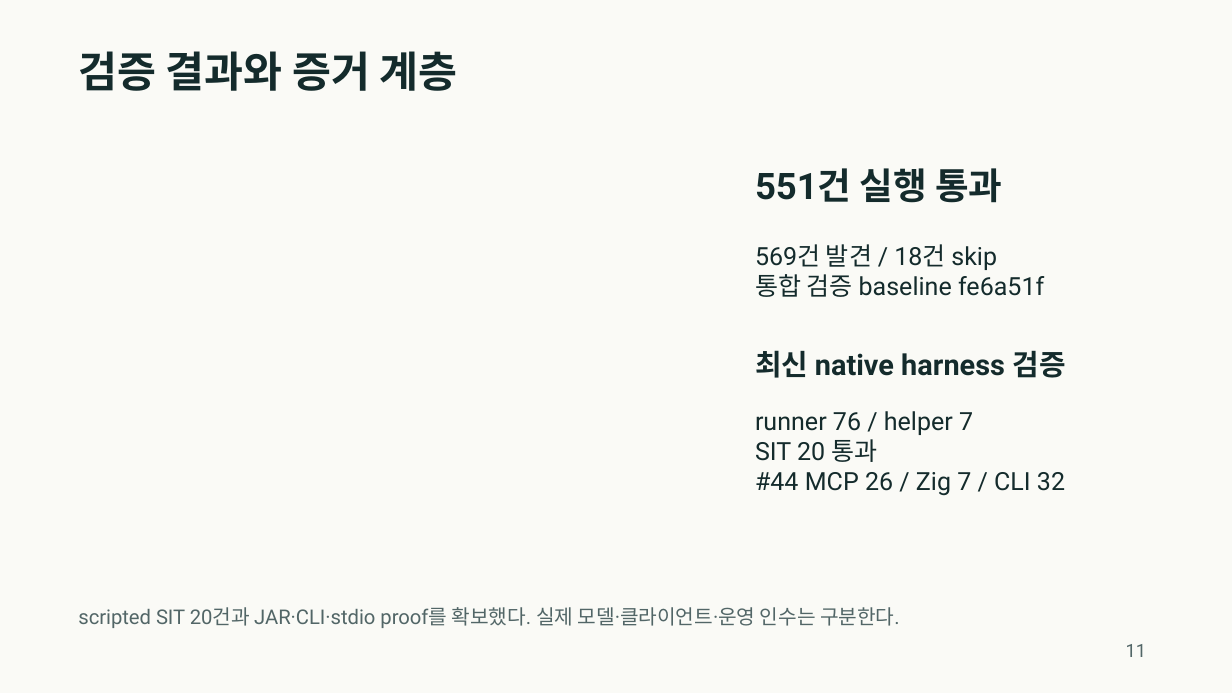
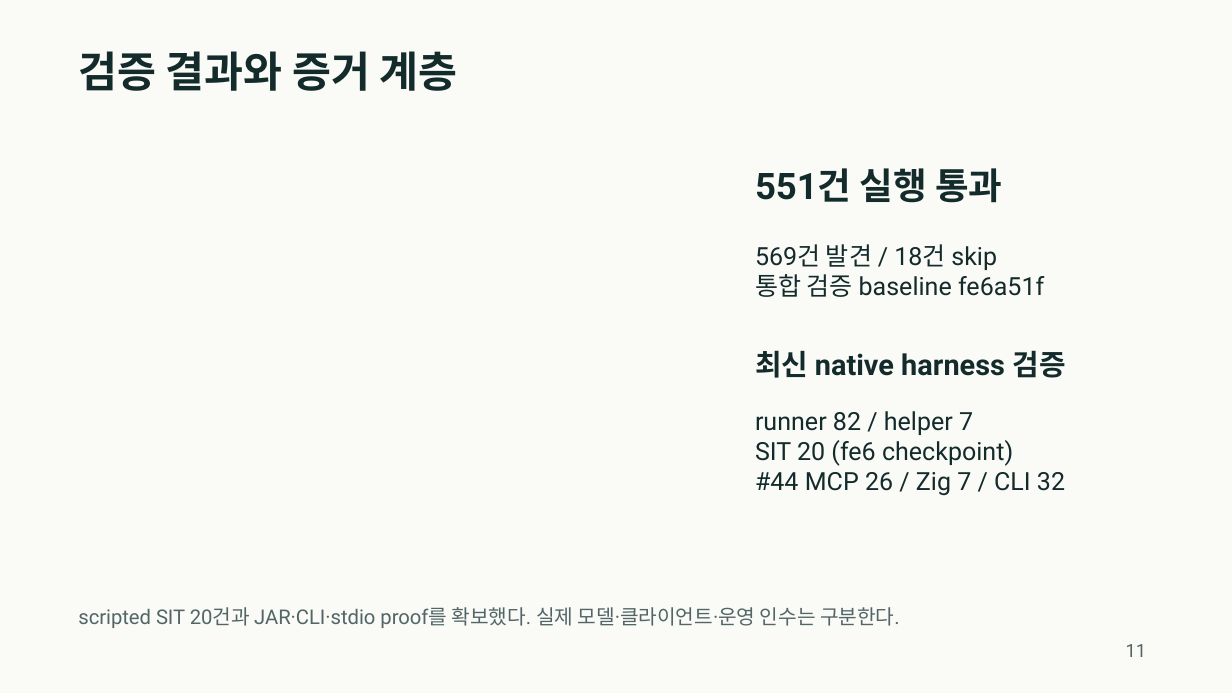
Before and after one commit to se0nghe0n/mulino-coreano-erp, a slide deck: slide 11 of docs/portfolio/mulino-coreano-portfolio-ko.pptx. Drawn at 1232x693 pixels with LibreOffice and Linux fonts; fonts in the diff are those of the drawing. Boxes give left, top, right and bottom in pixels: in the first picture for what was removed or moved away, otherwise in the second. Text is boxed around its words. In the diff, an @@ line names an element or a change of style, - is before the commit and + after.

```diff
--- a/docs/portfolio/mulino-coreano-portfolio-ko.pptx
+++ b/docs/portfolio/mulino-coreano-portfolio-ko.pptx
@@ text at [755,411,1013,466]: text changed @@
-runner 76 / helper 7
-SIT 20 통과
+runner 82 / helper 7
+SIT 20 (fe6 checkpoint)
```
Also in this commit, not shown: 2 other slides changed, 4 other files.
